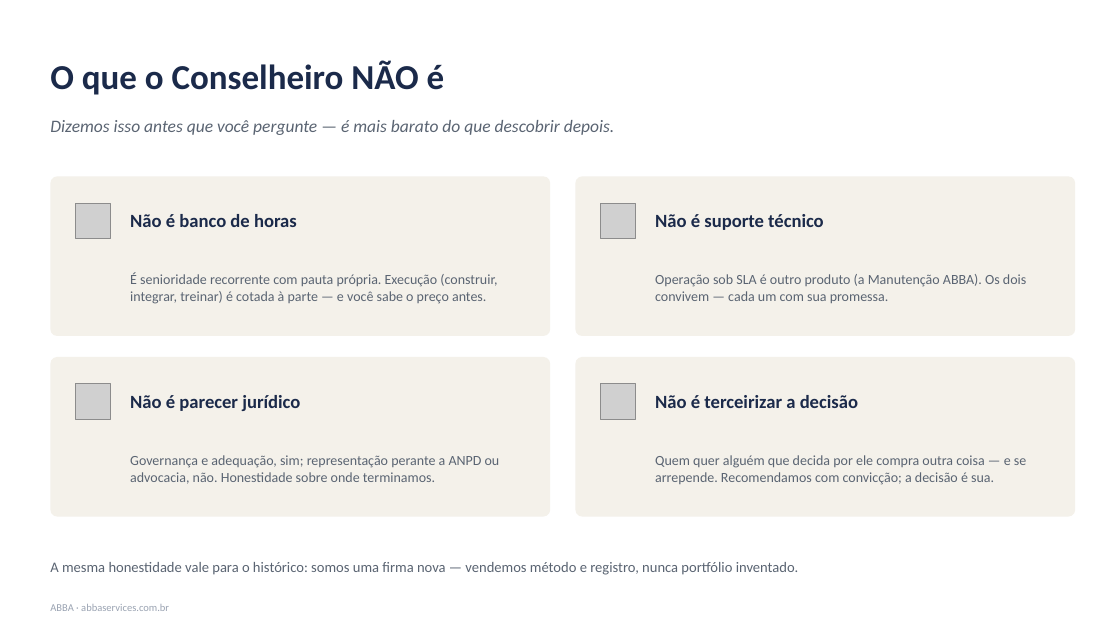
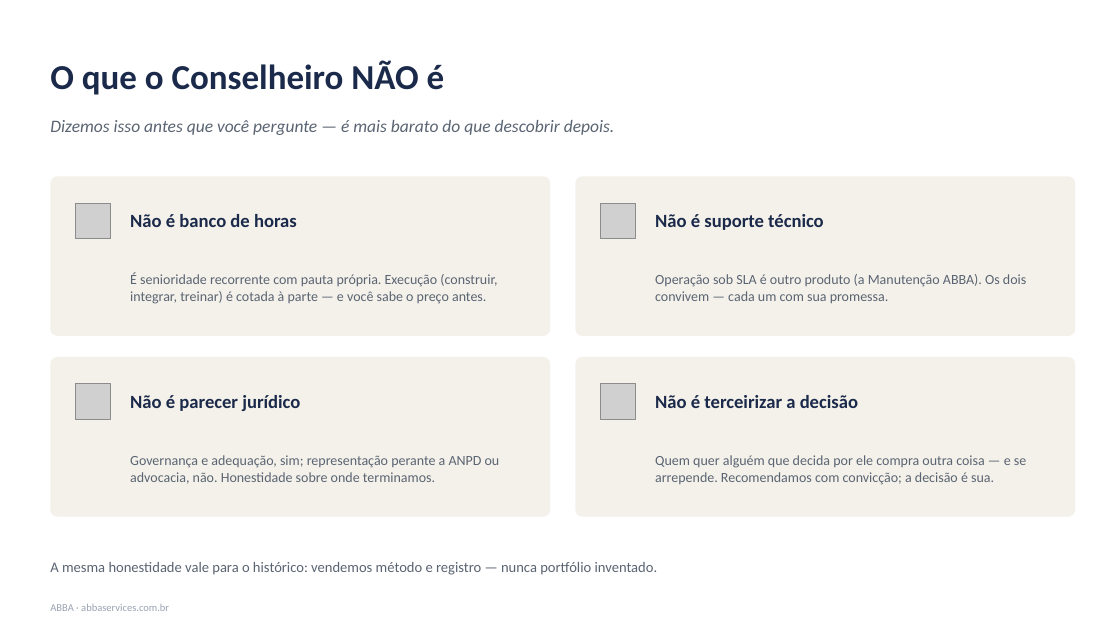
Before and after one commit to DanielMoraesCoca/abba-ops, a slide deck: slide 7 of 08-materiais/modelos/conselheiro-de-ia-deck.pptx. Drawn at 1120x630 pixels with LibreOffice and Linux fonts; fonts in the diff are those of the drawing; grey boxes stand for pictures. Boxes give left, top, right and bottom in pixels: in the first picture for what was removed or moved away, otherwise in the second. Text is boxed around its words. In the diff, an @@ line names an element or a change of style, - is before the commit and + after.

```diff
--- a/08-materiais/modelos/conselheiro-de-ia-deck.pptx
+++ b/08-materiais/modelos/conselheiro-de-ia-deck.pptx
@@ text at <box>50,562,658,575</box>: text changed @@
-A mesma honestidade vale para o histórico: somos uma firma nova — vendemos método e registro, nunca portfólio inventado.
+A mesma honestidade vale para o histórico: vendemos método e registro — nunca portfólio inventado.
```
Also in this commit, not shown: 9 other files.
